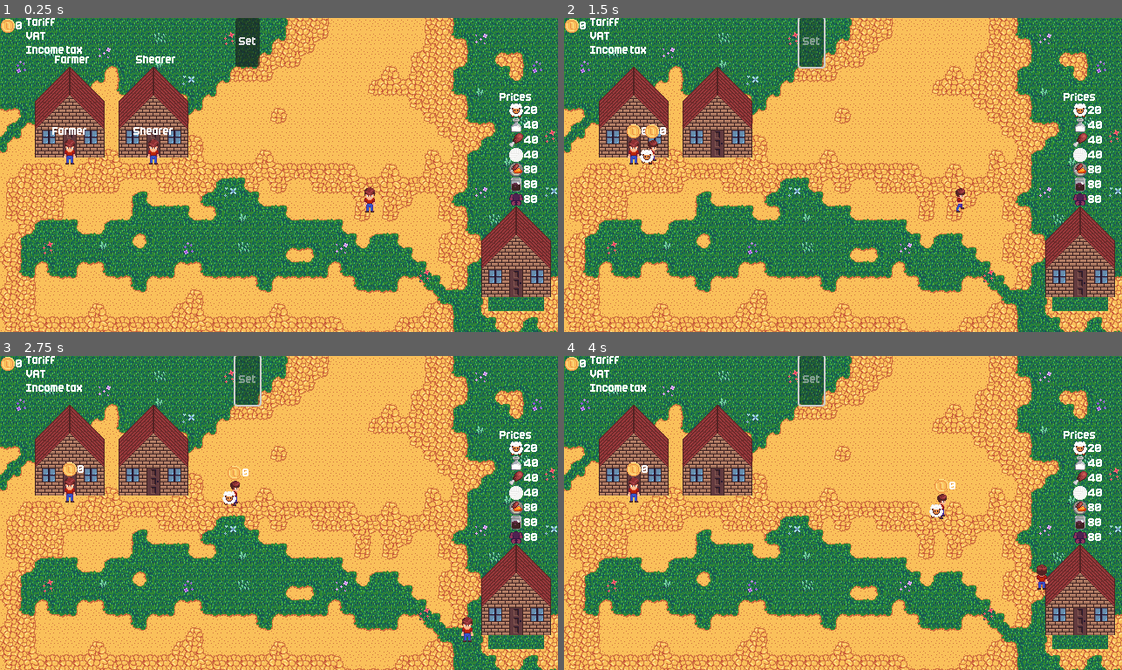
Above: before the commit, frames 1-4 (two rows, left to right).
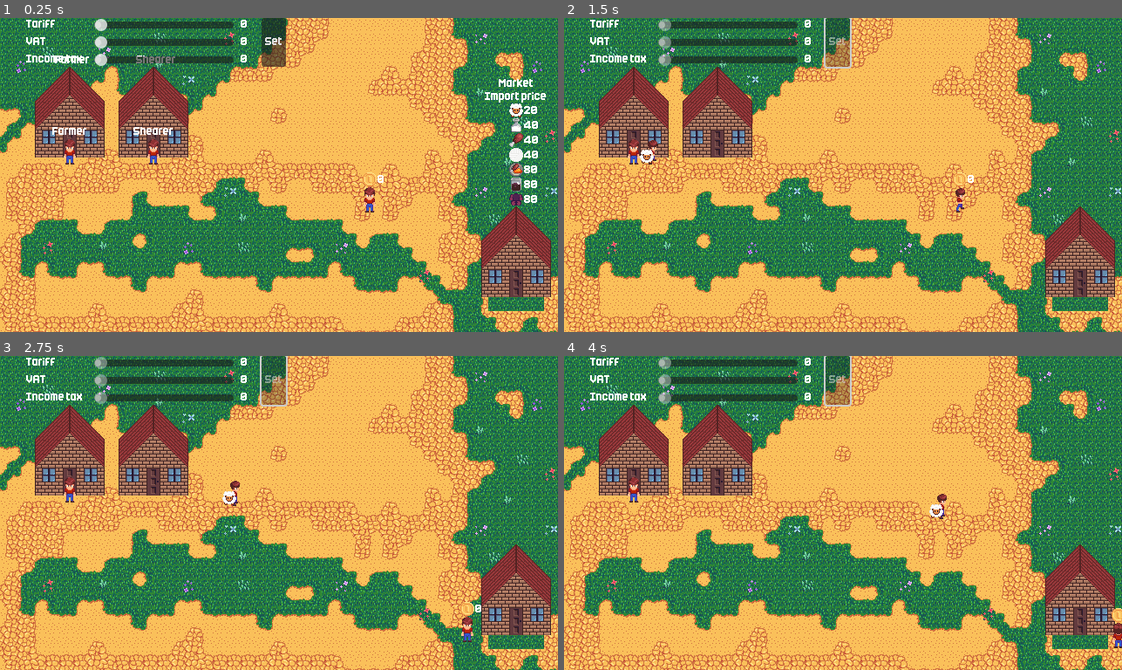
Above: after the commit, the same moments.

Repository: shlomiatia/LD58
Game: Godot game, scene res://Levels/Main.tscn
Two runs of this game, one before a commit and one after it. Both use one fixed random seed, a clock stepped at 60 frames per second and the inputs below.
Inputs:
- Up to frame 1 (0.25 s): no input
- Up to frame 2 (1.5 s): click "Set" at 0.5 s; hold D (right) from 1.28 s (still down)
- Up to frame 3 (2.75 s): release D (right) at 2.03 s; hold S (down) from 2.03 s (still down)
- Up to frame 4 (4 s): release S (down) at 2.78 s; hold D (right) 2.78-3.53 s; hold W (up) from 3.53 s (still down)

The runs differ from the first frame. In frame 1, 3.9% of the frame differs, in the area x 0-98%, y 0-54%; in frame 2, 4.5%; in frame 3, 4.5%; in frame 4, 4.7%, in the area x 0-100%, y 0-94%.

Commit message:
cp

Diff:
--- a/Entities/Building/building.gd
+++ b/Entities/Building/building.gd
@@ -83,10 +83,11 @@
     resource_icon.visible = supply > 0
 
     if taxes.are_controls_enabled():
-        label.visible = LabelRotation.current_label_index == 0
-        conversion.visible = LabelRotation.current_label_index == 1
-        price_label.visible = LabelRotation.current_label_index == 2
-        money_label.visible = LabelRotation.current_label_index == 3
+        var index = LabelRotation.current_label_index % 4
+        label.visible = index == 0
+        conversion.visible = index == 1
+        price_label.visible = index == 2
+        money_label.visible = index == 3
     else:
         label.visible = false
         conversion.visible = false
--- a/Entities/Market/Market.tscn
+++ b/Entities/Market/Market.tscn
@@ -26,11 +26,12 @@
 
 [node name="Label" type="Label" parent="UI"]
 offset_left = -80.0
-offset_top = -234.0
+offset_top = -250.0
 offset_right = 80.0
-offset_bottom = -222.0
+offset_bottom = -223.0
 theme = ExtResource("3_7cui2")
-text = "Prices"
+text = "Market
+Import price"
 horizontal_alignment = 1
 
 [node name="Sheep" parent="UI" instance=ExtResource("3_3cr8p")]
--- a/Entities/Market/market.gd
+++ b/Entities/Market/market.gd
@@ -8,6 +8,8 @@
 @onready var clothes_label: ResourceLabel = $UI/Clothes
 @onready var drink_label: ResourceLabel = $UI/Drink
 @onready var taxes = $/root/Main/CanvasLayer/Taxes
+@onready var ui = $UI
+@onready var market_label: Label = $UI/Label
 
 var demand_values: Dictionary = {}
 
@@ -46,11 +48,30 @@
     return 0
 
 func _update() -> void:
+    if not taxes.are_controls_enabled():
+        ui.visible = false
+        return
+
+    ui.visible = true
     var all_resources = ResourceData.get_all_resources()
 
-    for resource in all_resources:
-        var buy_price = get_price_with_tariff(resource.resource_name)
-        _set_price_for_resource(resource.resource_name, buy_price)
+    var index = LabelRotation.current_label_index % 3
+    match index:
+        0:
+            market_label.text = "Market\nImport price"
+            for resource in all_resources:
+                var buy_price = get_price_with_tariff(resource.resource_name)
+                _set_price_for_resource(resource.resource_name, buy_price)
+        1:
+            market_label.text = "Market\nExport price"
+            for resource in all_resources:
+                var base_price = resource.cost
+                _set_price_for_resource(resource.resource_name, base_price)
+        2:
+            market_label.text = "Market\nDemand"
+            for resource in all_resources:
+                var demand = get_demand(resource.resource_name)
+                _set_price_for_resource(resource.resource_name, demand)
 
 func _set_price_for_resource(resource_name: String, buy_price: int) -> void:
     var label_text = "%d" % buy_price
--- a/Entities/MoneyLabel/money_label.gd
+++ b/Entities/MoneyLabel/money_label.gd
@@ -1,15 +1,18 @@
 class_name MoneyLabel extends Node2D
 
+@export var is_tax: bool = false
 @export var value: int = 0:
-	set(v):
-		value = v
-		_update_label()
+    set(v):
+        value = v
+        _update_label()
 
 @onready var label = $Label
 
 func _ready() -> void:
-	_update_label()
+    _update_label()
+    if is_tax:
+        $Money.texture = load("res://Textures/Tax.png")
 
 func _update_label() -> void:
-	if is_node_ready():
-		label.text = str(value)
+    if is_node_ready():
+        label.text = str(value)
--- a/Entities/Player/Player.tscn
+++ b/Entities/Player/Player.tscn
@@ -1,10 +1,11 @@
-[gd_scene load_steps=5 format=3 uid="uid://7rr0wdwxp3e4"]
+[gd_scene load_steps=6 format=3 uid="uid://7rr0wdwxp3e4"]
 
 [ext_resource type="SpriteFrames" uid="uid://cw1kftktydlx4" path="res://Entities/Worker.tres" id="1_8aug6"]
 [ext_resource type="Script" path="res://Entities/Player/player.gd" id="1_u8v7r"]
+[ext_resource type="PackedScene" uid="uid://brcna04fqs171" path="res://Entities/MoneyLabel/MoneyLabel.tscn" id="3_pspwp"]
 
 [sub_resource type="RectangleShape2D" id="RectangleShape2D_lhpi8"]
-size = Vector2(8, 27)
+size = Vector2(8, 15)
 
 [sub_resource type="CapsuleShape2D" id="CapsuleShape2D_khw6v"]
 radius = 25.0
@@ -19,7 +20,7 @@
 animation = &"walk_up"
 
 [node name="CollisionShape2D" type="CollisionShape2D" parent="."]
-position = Vector2(0, 1.5)
+position = Vector2(0, 7.5)
 shape = SubResource("RectangleShape2D_lhpi8")
 
 [node name="Area2D" type="Area2D" parent="."]
@@ -28,3 +29,7 @@
 
 [node name="CollisionShape2D" type="CollisionShape2D" parent="Area2D"]
 shape = SubResource("CapsuleShape2D_khw6v")
+
+[node name="MoneyLabel" parent="." instance=ExtResource("3_pspwp")]
+z_index = 3
+position = Vector2(0, -23)
--- a/Entities/Player/player.gd
+++ b/Entities/Player/player.gd
@@ -6,82 +6,88 @@
 @onready var animated_sprite: AnimatedSprite2D = $AnimatedSprite2D
 @onready var area_2d: Area2D = $Area2D
 @onready var taxes: Taxes = $/root/Main/CanvasLayer/Taxes
+@onready var money_label: MoneyLabel = $MoneyLabel
 
 var worker_tax_accumulator: Dictionary = {}
+var money: int = 0
 
 func _physics_process(delta: float) -> void:
-	if taxes.are_controls_enabled():
-		velocity = Vector2.ZERO
-		_update_animation()
-		return
+    if taxes.are_controls_enabled():
+        velocity = Vector2.ZERO
+        _update_animation()
+        return
 
-	var input_direction = Vector2(
-		Input.get_axis("left", "right"),
-		Input.get_axis("up", "down")
-	)
+    var input_direction = Vector2(
+        Input.get_axis("left", "right"),
+        Input.get_axis("up", "down")
+    )
 
-	if input_direction.length() > 0:
-		input_direction = input_direction.normalized()
+    if input_direction.length() > 0:
+        input_direction = input_direction.normalized()
 
-	velocity = input_direction * SPEED
+    velocity = input_direction * SPEED
 
-	_update_animation()
+    _update_animation()
 
-	move_and_slide()
+    move_and_slide()
 
-	_collect_taxes(delta)
+    _collect_taxes(delta)
 
 
 func _update_animation() -> void:
-	if velocity.length() == 0:
-		animated_sprite.play("default")
-		return
+    if velocity.length() == 0:
+        animated_sprite.play("default")
+        return
 
-	if abs(velocity.x) > abs(velocity.y):
-		animated_sprite.play("walk_right")
-		if velocity.x > 0:
-			animated_sprite.flip_h = false
-		else:
-			animated_sprite.flip_h = true
-	else:
-		animated_sprite.flip_h = false
-		if velocity.y > 0:
-			animated_sprite.play("walk_down")
-		else:
-			animated_sprite.play("walk_up")
+    if abs(velocity.x) > abs(velocity.y):
+        animated_sprite.play("walk_right")
+        if velocity.x > 0:
+            animated_sprite.flip_h = false
+        else:
+            animated_sprite.flip_h = true
+    else:
+        animated_sprite.flip_h = false
+        if velocity.y > 0:
+            animated_sprite.play("walk_down")
+        else:
+            animated_sprite.play("walk_up")
 
 
 func _collect_taxes(delta: float) -> void:
-	var tax_amount_per_frame = TAX_PER_SECOND * delta
-	var nearby_bodies = area_2d.get_overlapping_bodies()
-	var nearby_worker_ids = []
+    var tax_amount_per_frame = TAX_PER_SECOND * delta
+    var nearby_bodies = area_2d.get_overlapping_bodies()
+    var nearby_worker_ids = []
 
-	for body in nearby_bodies:
-		if body is Worker:
-			var worker: Worker = body
-			var worker_id = worker.get_instance_id()
-			nearby_worker_ids.append(worker_id)
+    for body in nearby_bodies:
+        if body is Worker:
+            var worker: Worker = body
+            var worker_id = worker.get_instance_id()
+            nearby_worker_ids.append(worker_id)
 
-			if worker.tax > 0:
-				if not worker_tax_accumulator.has(worker_id):
-					worker_tax_accumulator[worker_id] = 0.0
+            if worker.tax > 0:
+                if not worker_tax_accumulator.has(worker_id):
+                    worker_tax_accumulator[worker_id] = 0.0
 
-				worker_tax_accumulator[worker_id] += tax_amount_per_frame
+                worker_tax_accumulator[worker_id] += tax_amount_per_frame
 
-				var tax_to_collect_int = int(worker_tax_accumulator[worker_id])
-				if tax_to_collect_int > 0:
-					tax_to_collect_int = min(tax_to_collect_int, worker.tax)
+                var tax_to_collect_int = int(worker_tax_accumulator[worker_id])
+                if tax_to_collect_int > 0:
+                    tax_to_collect_int = min(tax_to_collect_int, worker.tax)
 
-					worker.tax -= tax_to_collect_int
+                    worker.tax -= tax_to_collect_int
 
-					taxes.add_money(tax_to_collect_int)
+                    add_money(tax_to_collect_int)
 
-					worker_tax_accumulator[worker_id] -= tax_to_collect_int
+                    worker_tax_accumulator[worker_id] -= tax_to_collect_int
 
-	var keys_to_remove = []
-	for worker_id in worker_tax_accumulator.keys():
-		if not worker_id in nearby_worker_ids:
-			keys_to_remove.append(worker_id)
+    var keys_to_remove = []
+    for worker_id in worker_tax_accumulator.keys():
+        if not worker_id in nearby_worker_ids:
+            keys_to_remove.append(worker_id)
 
-	for worker_id in keys_to_remove:
-		worker_tax_accumulator.erase(worker_id)
+    for worker_id in keys_to_remove:
+        worker_tax_accumulator.erase(worker_id)
+
+func add_money(amount: int) -> void:
+    money += amount
+    money_label.value = money
--- a/Entities/Tax/Tax.tscn
+++ b/Entities/Tax/Tax.tscn
@@ -13,7 +13,6 @@
 theme = ExtResource("1_1m4ay")
 
 [node name="HSlider" type="HSlider" parent="."]
-visible = false
 custom_minimum_size = Vector2(160, 0)
 layout_mode = 2
 size_flags_horizontal = 3
@@ -21,7 +20,6 @@
 step = 5.0
 
 [node name="Value" type="Label" parent="."]
-visible = false
 custom_minimum_size = Vector2(20, 0)
 layout_mode = 2
 theme = ExtResource("1_1m4ay")
--- a/Entities/Taxes/Taxes.tscn
+++ b/Entities/Taxes/Taxes.tscn
@@ -1,8 +1,7 @@
-[gd_scene load_steps=6 format=3 uid="uid://b722rbxhwbl7h"]
+[gd_scene load_steps=5 format=3 uid="uid://b722rbxhwbl7h"]
 
 [ext_resource type="Script" path="res://Entities/Taxes/taxes.gd" id="1_doj51"]
 [ext_resource type="PackedScene" uid="uid://d3juthjkm2nne" path="res://Entities/Tax/Tax.tscn" id="1_h3ow1"]
-[ext_resource type="PackedScene" uid="uid://brcna04fqs171" path="res://Entities/MoneyLabel/MoneyLabel.tscn" id="3_dey20"]
 [ext_resource type="FontFile" uid="uid://df6qrekpgy2cl" path="res://Fonts/Analog Whispers FREE.ttf" id="3_ldy3v"]
 
 [sub_resource type="Theme" id="Theme_odpdk"]
@@ -13,9 +12,6 @@
 offset_right = 35.0
 offset_bottom = 56.0
 script = ExtResource("1_doj51")
-
-[node name="MoneyLabel" parent="." instance=ExtResource("3_dey20")]
-position = Vector2(9, 9)
 
 [node name="MarginContainer" type="MarginContainer" parent="."]
 layout_mode = 2
--- a/Entities/Taxes/taxes.gd
+++ b/Entities/Taxes/taxes.gd
@@ -7,9 +7,7 @@
 @onready var income_tax = $"VBoxContainer/Income tax"
 @onready var set_button = $Button
 @onready var vbox = $VBoxContainer
-@onready var money_label = $MoneyLabel
 
-var money: int = 0
 
 func _ready() -> void:
     tariff_tax.tax_name = "Tariff"
@@ -17,7 +15,6 @@
     income_tax.tax_name = "Income tax"
 
     set_button.pressed.connect(_on_set_button_pressed)
-    _update_money_label()
 
 func _on_set_button_pressed() -> void:
     set_controls_enabled(false)
@@ -31,11 +28,3 @@
 
 func are_controls_enabled() -> bool:
     return set_button.disabled == false
-
-func add_money(amount: int) -> void:
-    money += amount
-    _update_money_label()
-
-func _update_money_label() -> void:
-    if is_node_ready() and money_label:
-        money_label.value = money
--- a/Entities/Worker/Worker.tscn
+++ b/Entities/Worker/Worker.tscn
@@ -1,10 +1,42 @@
-[gd_scene load_steps=7 format=3 uid="uid://djny86sgor10g"]
+[gd_scene load_steps=9 format=3 uid="uid://djny86sgor10g"]
 
 [ext_resource type="Script" path="res://Entities/Worker/worker.gd" id="1_ta25y"]
 [ext_resource type="SpriteFrames" uid="uid://cw1kftktydlx4" path="res://Entities/Worker.tres" id="2_2k54u"]
+[ext_resource type="Shader" path="res://Shaders/pallete_swap.gdshader" id="2_dyj58"]
 [ext_resource type="Theme" uid="uid://dk74o3jdyxswq" path="res://Entities/Themes/Label.tres" id="3_otgtf"]
 [ext_resource type="PackedScene" uid="uid://ddkmdxbjpvb03" path="res://Entities/ResourceIcon/ResourceIcon.tscn" id="3_p32nj"]
 [ext_resource type="PackedScene" uid="uid://brcna04fqs171" path="res://Entities/MoneyLabel/MoneyLabel.tscn" id="4_0oege"]
+
+[sub_resource type="ShaderMaterial" id="ShaderMaterial_4oj8t"]
+shader = ExtResource("2_dyj58")
+shader_parameter/is_disabled = null
+shader_parameter/original_0 = Color(0, 0, 0, 1)
+shader_parameter/original_1 = null
+shader_parameter/original_2 = null
+shader_parameter/original_3 = null
+shader_parameter/original_4 = null
+shader_parameter/original_5 = null
+shader_parameter/original_6 = null
+shader_parameter/original_7 = null
+shader_parameter/original_8 = null
+shader_parameter/original_9 = null
+shader_parameter/original_10 = null
+shader_parameter/original_11 = null
+shader_parameter/original_12 = null
+shader_parameter/replace_0 = Color(0, 0, 0, 1)
+shader_parameter/replace_1 = null
+shader_parameter/replace_2 = null
+shader_parameter/replace_3 = null
+shader_parameter/replace_4 = null
+shader_parameter/replace_5 = null
+shader_parameter/replace_6 = null
+shader_parameter/replace_7 = null
+shader_parameter/replace_8 = null
+shader_parameter/replace_9 = null
+shader_parameter/replace_10 = null
+shader_parameter/replace_11 = null
+shader_parameter/replace_12 = null
+shader_parameter/modulate = Color(1, 1, 1, 1)
 
 [sub_resource type="RectangleShape2D" id="RectangleShape2D_r0uua"]
 size = Vector2(6, 28)
@@ -16,6 +48,7 @@
 
 [node name="AnimatedSprite2D" type="AnimatedSprite2D" parent="."]
 z_index = 1
+material = SubResource("ShaderMaterial_4oj8t")
 position = Vector2(0, -16)
 sprite_frames = ExtResource("2_2k54u")
 autoplay = "default"
@@ -47,3 +80,4 @@
 
 [node name="TaxLabel" parent="UI" instance=ExtResource("4_0oege")]
 position = Vector2(0, -31)
+is_tax = true
--- a/Entities/Worker/worker.gd
+++ b/Entities/Worker/worker.gd
@@ -43,13 +43,14 @@
         resource_icon.resource_name = target_resource_name
 
     if taxes.are_controls_enabled():
-        label.visible = LabelRotation.current_label_index == 0
-        money_label.visible = LabelRotation.current_label_index == 1
-        tax_label.visible = LabelRotation.current_label_index == 2
+        var index = LabelRotation.current_label_index % 3
+        label.visible = index == 0
+        money_label.visible = index == 1
+        tax_label.visible = index == 2
     else:
         label.visible = false
         money_label.visible = false
-        tax_label.visible = true
+        tax_label.visible = tax > 0
 
 func navigate_to(target_position: Vector2) -> void:
     var navigation_map = get_world_2d().navigation_map
--- a/Scripts/label_rotation.gd
+++ b/Scripts/label_rotation.gd
@@ -9,4 +9,4 @@
 	label_timer += delta
 	if label_timer >= LABEL_SWITCH_TIME:
 		label_timer = 0.0
-		current_label_index = (current_label_index + 1) % 4
+		current_label_index += 1
--- a/Shaders/pallete_swap.gdshader
+++ b/Shaders/pallete_swap.gdshader
@@ -12,6 +12,8 @@
 uniform vec4 original_8: source_color;
 uniform vec4 original_9: source_color;
 uniform vec4 original_10: source_color;
+uniform vec4 original_11: source_color;
+uniform vec4 original_12: source_color;
 uniform vec4 replace_0: source_color;
 uniform vec4 replace_1: source_color;
 uniform vec4 replace_2: source_color;
@@ -23,20 +25,22 @@
 uniform vec4 replace_8: source_color;
 uniform vec4 replace_9: source_color;
 uniform vec4 replace_10: source_color;
+uniform vec4 replace_11: source_color;
+uniform vec4 replace_12: source_color;
 uniform vec4 modulate: source_color = vec4(1, 1, 1, 1);
 
 const float precision = 0.01;
 
 vec4 swap_color(vec4 color){
-	vec4 original_colors[11] = vec4[11] (
+	vec4 original_colors[13] = vec4[13] (
 		original_0, original_1, original_2, original_3, original_4,
-		original_5, original_6, original_7, original_8, original_9, original_10
+		original_5, original_6, original_7, original_8, original_9, original_10, original_11, original_12
 	);
-	vec4 replace_colors[11] = vec4[11] (
+	vec4 replace_colors[13] = vec4[13] (
 		replace_0, replace_1, replace_2, replace_3, replace_4,
-		replace_5, replace_6, replace_7, replace_8, replace_9, replace_10
+		replace_5, replace_6, replace_7, replace_8, replace_9, replace_10, replace_11, replace_12
 	);
-	for (int i = 0; i < 11; i ++) {
+	for (int i = 0; i < 13; i ++) {
 		if (distance(color, original_colors[i]) <= precision){
             vec3 delta = color.rgb - original_colors[i].rgb;
             vec3 result_rgb = clamp(replace_colors[i].rgb + delta, 0.0, 1.0);
